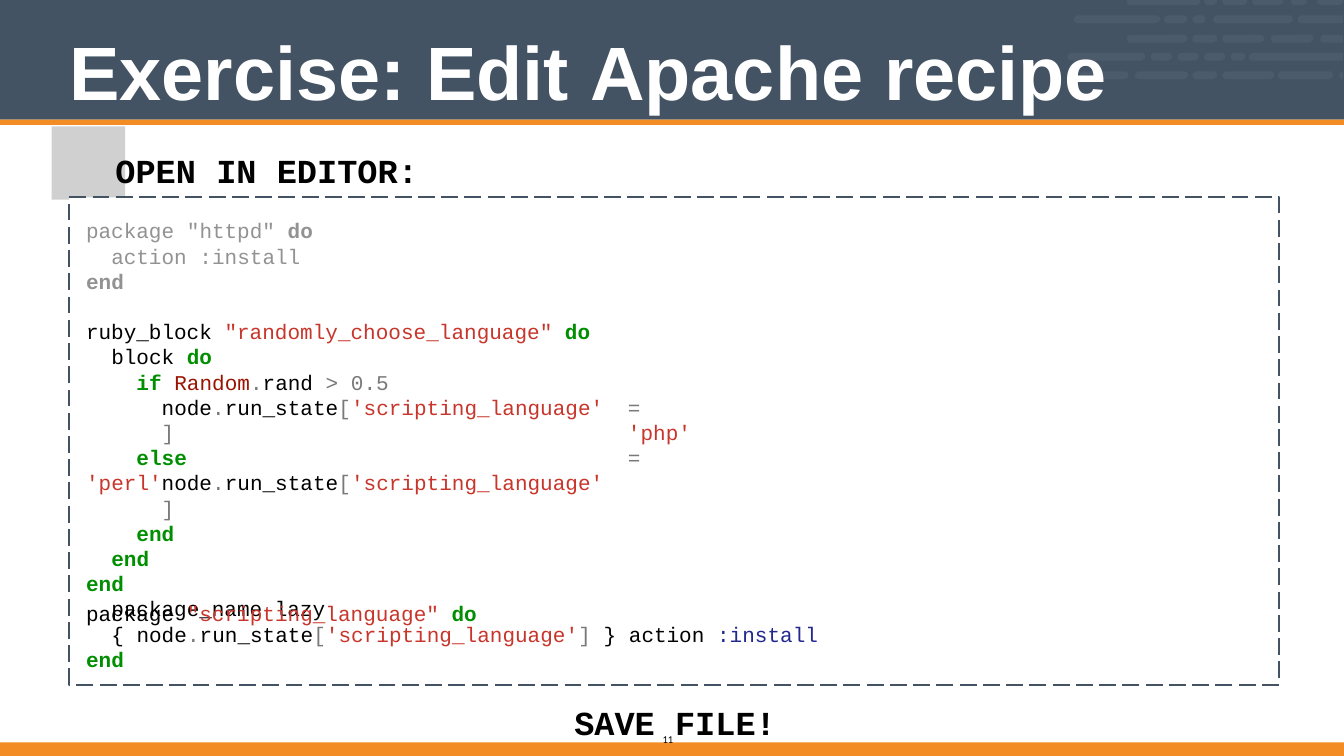
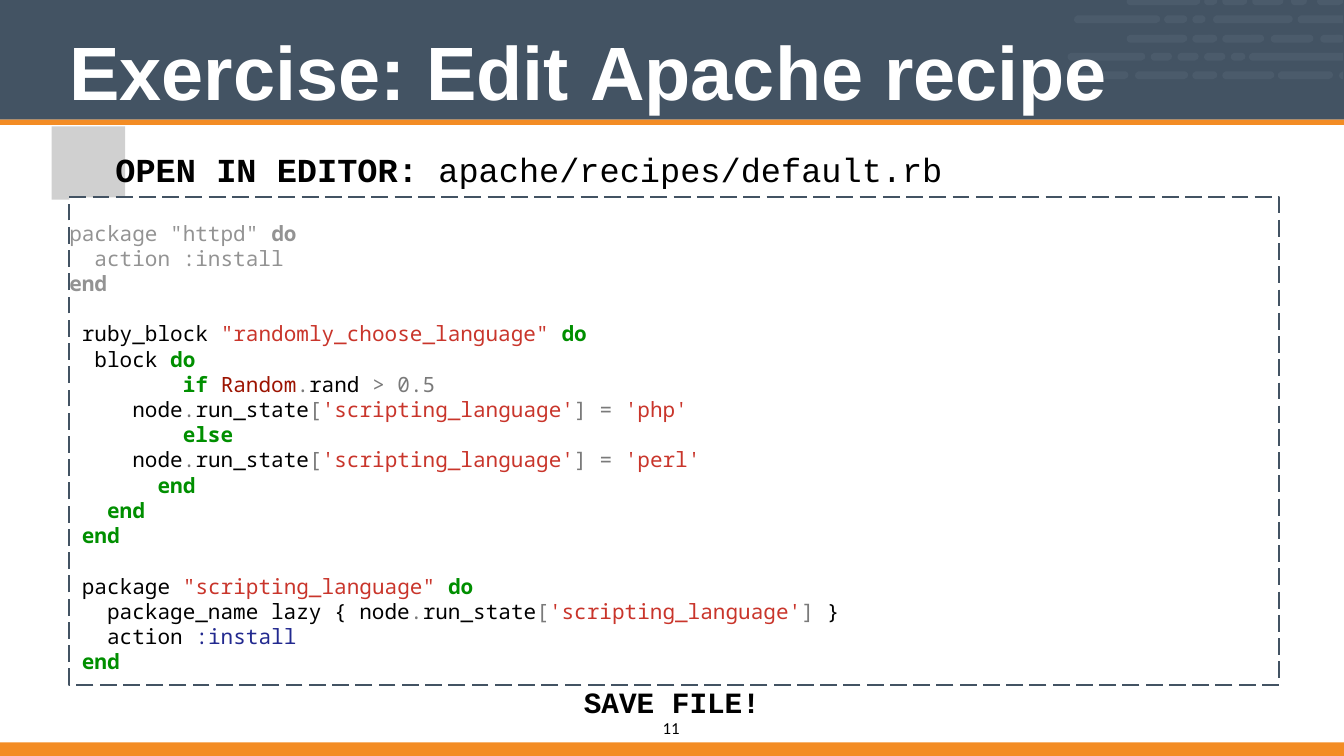
Before and after one commit to vinyar/chef-intermediate, a slide deck: slide 11 of Modules/07-Chef_Intermediate.pptx. Drawn at 1344x756 pixels with LibreOffice and Linux fonts; fonts in the diff are those of the drawing; grey boxes stand for pictures. Boxes give left, top, right and bottom in pixels: in the first picture for what was removed or moved away, otherwise in the second. Text is boxed around its words. In the diff, an @@ line names an element or a change of style, - is before the commit and + after.

Commit message:
Edited some text so this can be reviewed

```diff
--- a/Modules/07-Chef_Intermediate.pptx
+++ b/Modules/07-Chef_Intermediate.pptx
@@ text "OPEN IN EDITOR: apache/recipes/default.rb" rewrapped from [115,159,619,233] to [115,158,942,192] @@
@@ text in freeform shape at [69,225,814,670]: text added @@
+package "httpd" do
+action :install
+end
+ruby_block "randomly_choose_language" do
+block do
+if Random.rand > 0.5
+node.run_state['scripting_language'] = 'php'
+else
+node.run_state['scripting_language'] = 'perl'
+end
+end
+end
+package "scripting_language" do
+package_name lazy { node.run_state['scripting_language'] }
+action :install
+end
@@ text removed at [86,223,186,289] @@
-package action
-end
@@ text removed at [187,223,313,264] @@
-"httpd" do
-:install
@@ text removed at [86,324,590,365] @@
-ruby_block "randomly_choose_language" do
-block do
@@ text removed at [86,375,604,592] @@
-if Random.rand > 0.5 node.run_state['scripting_language']
-else
-node.run_state['scripting_language']
-end end
-end
@@ text removed at [628,425,691,445] @@
-= 'php'
@@ text removed at [86,475,477,628] @@
-= 'perl'
-package "scripting_language" do
@@ text removed at [86,601,818,744] @@
-package_name lazy { node.run_state['scripting_language'] } action :install
-end
-SAVE FILE!
@@ text added at [584,693,760,714], 28 pt, text #000000, bold @@
+SAVE FILE!
@@ page number: place and size @@
-page number at [663,734,674,746]
+page number at [663,723,680,734]
@@ page number at [663,723,680,734]: size 10 to 16 pt @@
```
Also in this commit, not shown: 18 other slides changed.
